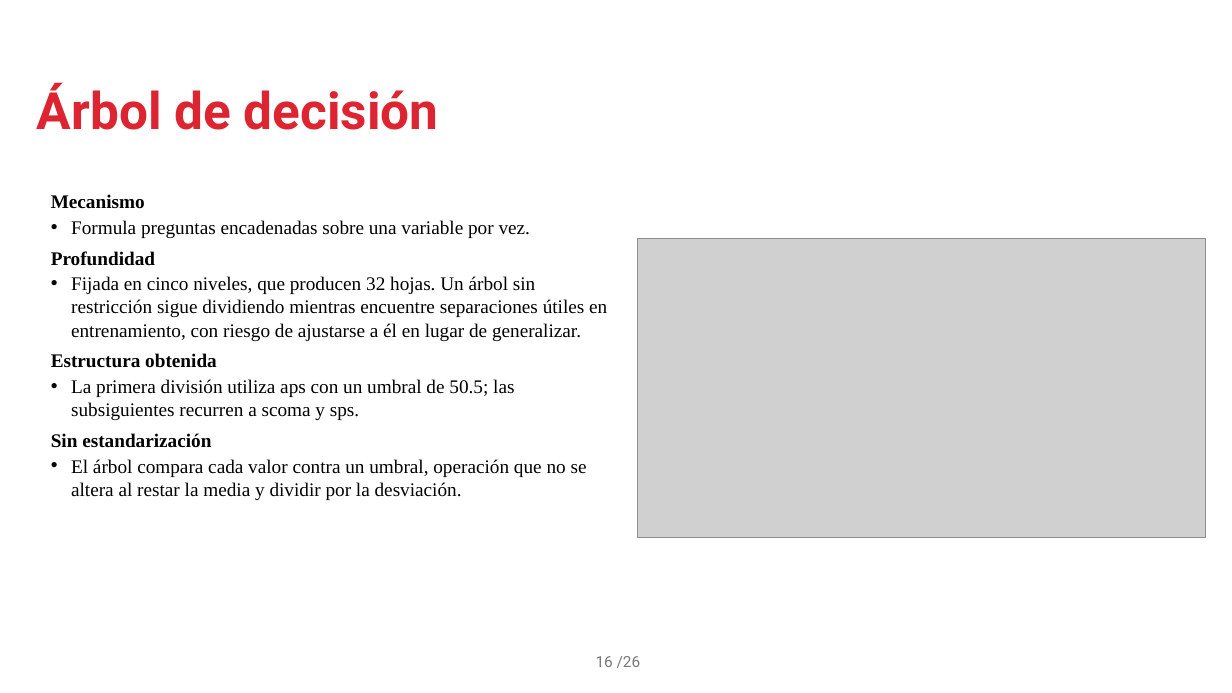
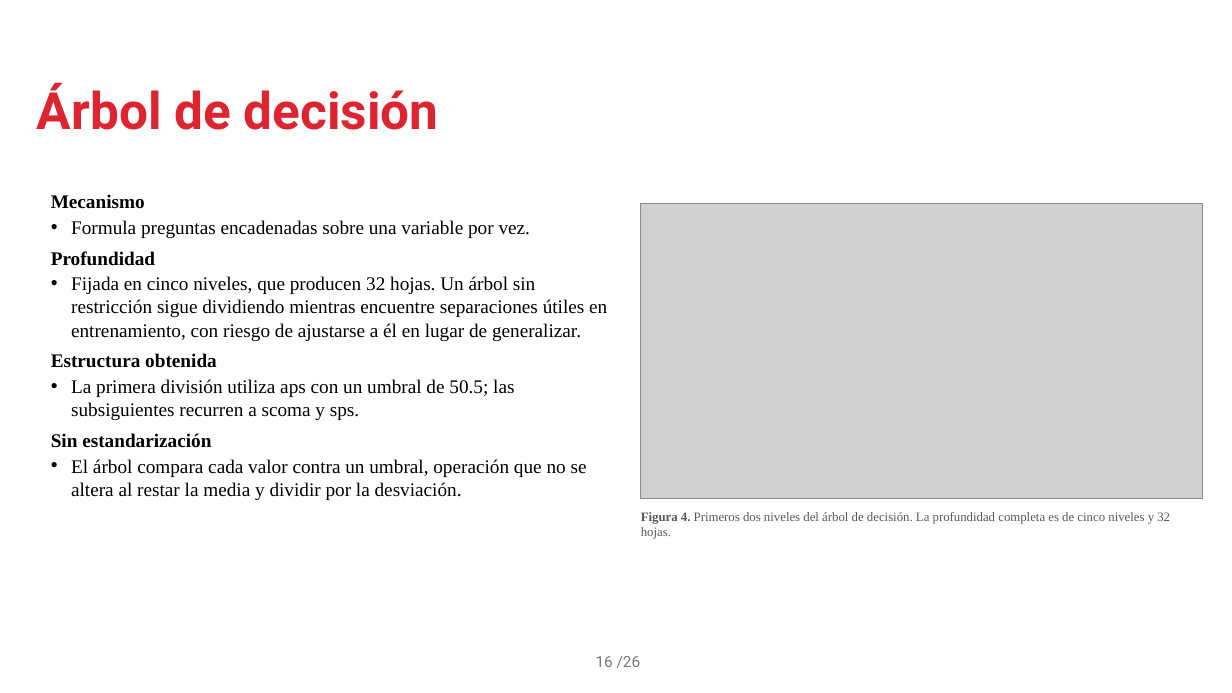
Before and after one commit to JozMdz/Realidad_Virtual, a slide deck: slide 16 of presentacion/proyecto_integrador.pptx. Drawn at 1232x693 pixels with LibreOffice and Linux fonts; fonts in the diff are those of the drawing; grey boxes stand for pictures; background and template pictures are left out. Boxes give left, top, right and bottom in pixels: in the first picture for what was removed or moved away, otherwise in the second. Text is boxed around its words. In the diff, an @@ line names an element or a change of style, - is before the commit and + after.

```diff
--- a/presentacion/proyecto_integrador.pptx
+++ b/presentacion/proyecto_integrador.pptx
@@ picture: place and size @@
-picture at box(638, 238, 1206, 538)
+picture at box(640, 203, 1202, 499)
@@ text added at box(641, 512, 1170, 539), 10 pt, text #595959 @@
+Figura 4. Primeros dos niveles del árbol de decisión. La profundidad completa es de cinco niveles y 32 hojas.
```
Also in this commit, not shown: 12 other slides changed, 1 slide added, 1 slide removed, 2 other files.
